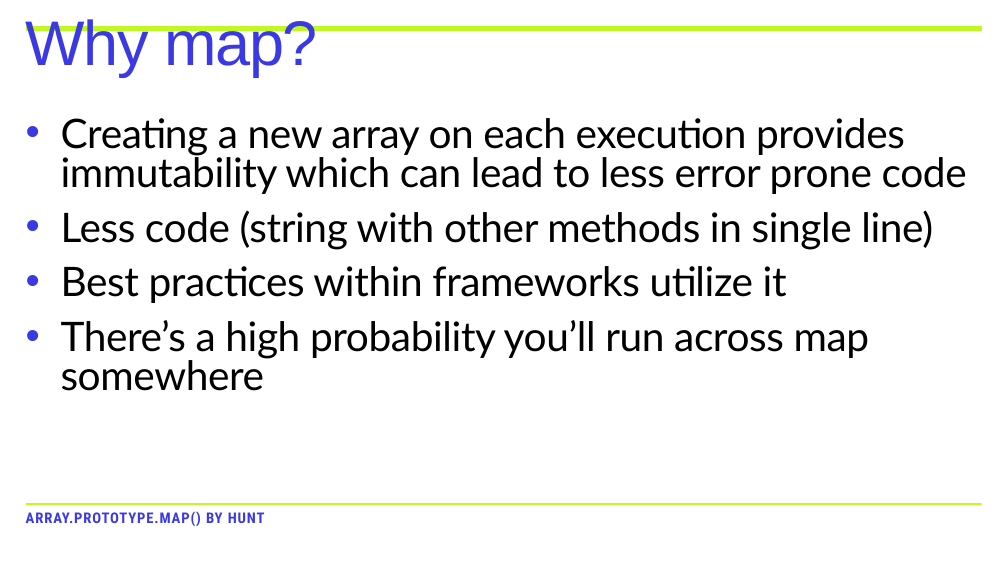
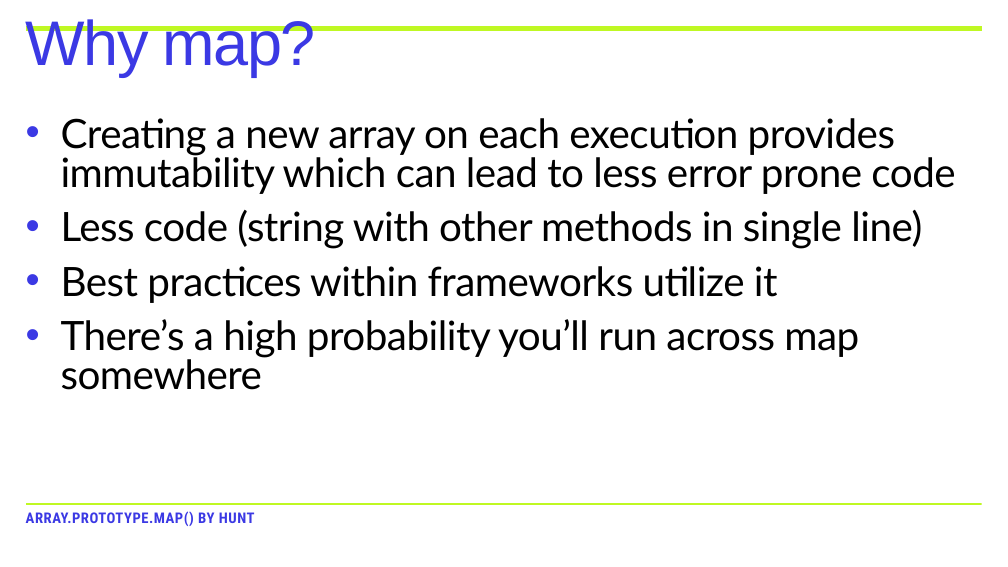
Before and after one commit to arthuranteater/map-prompt, a slide deck: slide 7 of powerpoint/Map_Lesson.pptx. Drawn at 1008x567 pixels with LibreOffice and Linux fonts; fonts in the diff are those of the drawing. Boxes give left, top, right and bottom in pixels: in the first picture for what was removed or moved away, otherwise in the second. Text is boxed around its words. In the diff, an @@ line names an element or a change of style, - is before the commit and + after.

```diff
--- a/powerpoint/Map_Lesson.pptx
+++ b/powerpoint/Map_Lesson.pptx
@@ title "Why map?" at <box>26,19,316,76</box>: letter spacing -2.4 to -3 pt @@
@@ text "Creating a new array on ..." at <box>61,118,955,390</box>: size 77.4 to 77 pt, letter spacing -0.8 to -1 pt @@
@@ text "ARRAY.PROTOTYPE.MAP() BY HUNT" at <box>26,511,255,526</box>: letter spacing 1.7 to 1 pt @@
```
Also in this commit, not shown: 8 other slides changed.
